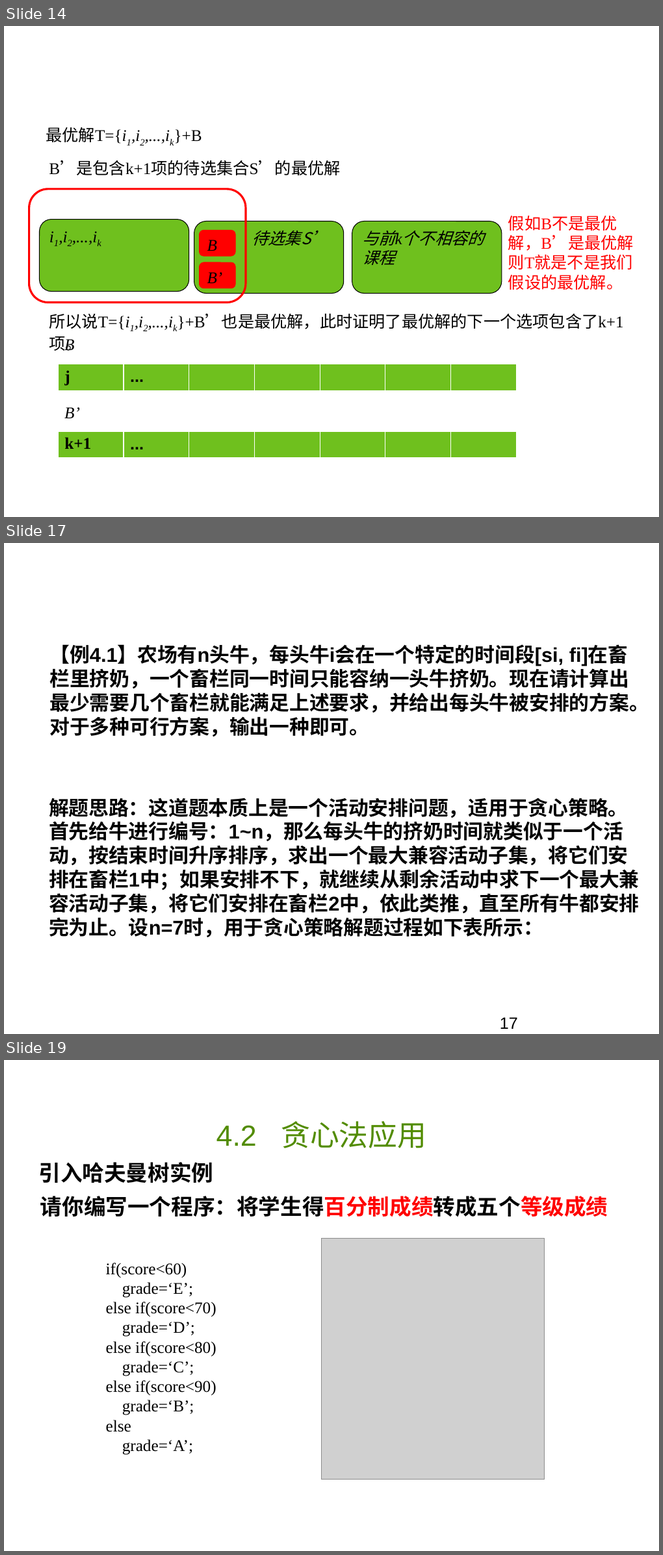
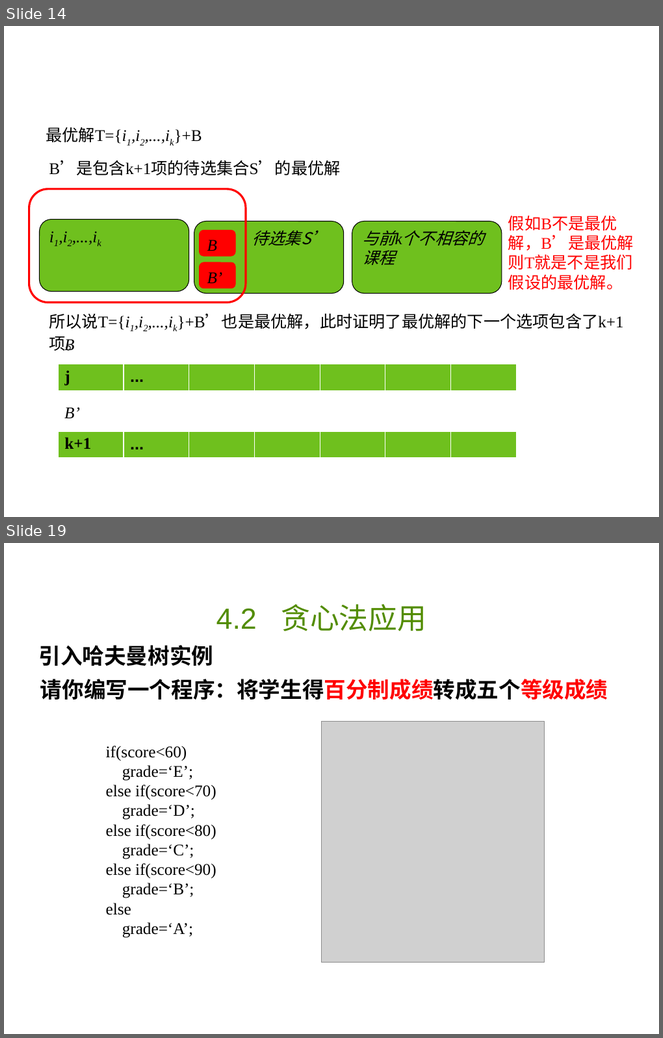
Before and after one commit to liutongling/DP, a slide deck: file/第4章 贪心法.pptx. Shown one above the other, each under a label of ours: slides 14, 17 and 19 before the commit, slides 14 and 19 after it; the slides between them are not shown. The pictures are 663x1555 and 663x1038 pixels, drawn with LibreOffice and Linux fonts; fonts in the diff are those of the drawing; grey boxes stand for pictures; background and template pictures are left out. Boxes give left, top, right and bottom in pixels: in the first picture for what was removed or moved away, otherwise in the second. Text is boxed around its words. In the diff, an @@ line names an element or a change of style, - is before the commit and + after.

```diff
--- a/file/第4章 贪心法.pptx
+++ b/file/第4章 贪心法.pptx
@@ slide 17 removed at (4, 543, 659, 1034), background #FFFFFF @@
@@ text removed at (50, 644, 649, 737) @@
-【例4.1】农场有n头牛，每头牛i会在一个特定的时间段[si, fi]在畜栏里挤奶，一个畜栏同一时间只能容纳一头牛挤奶。现在请计算出最少需要几个畜栏就能满足上述要求，并给出每头牛被安排的方案。对于多种可行方案，输出一种即可。
@@ text removed at (49, 798, 640, 938) @@
-解题思路：这道题本质上是一个活动安排问题，适用于贪心策略。首先给牛进行编号：1~n，那么每头牛的挤奶时间就类似于一个活动，按结束时间升序排序，求出一个最大兼容活动子集，将它们安排在畜栏1中；如果安排不下，就继续从剩余活动中求下一个最大兼容活动子集，将它们安排在畜栏2中，依此类推，直至所有牛都安排完为止。设n=7时，用于贪心策略解题过程如下表所示：
@@ page number removed at (500, 1017, 518, 1029) @@
-17
```
Also in this commit, not shown: 3 slides changed, 15 slides added, 2 other slides removed, 2 other files.
